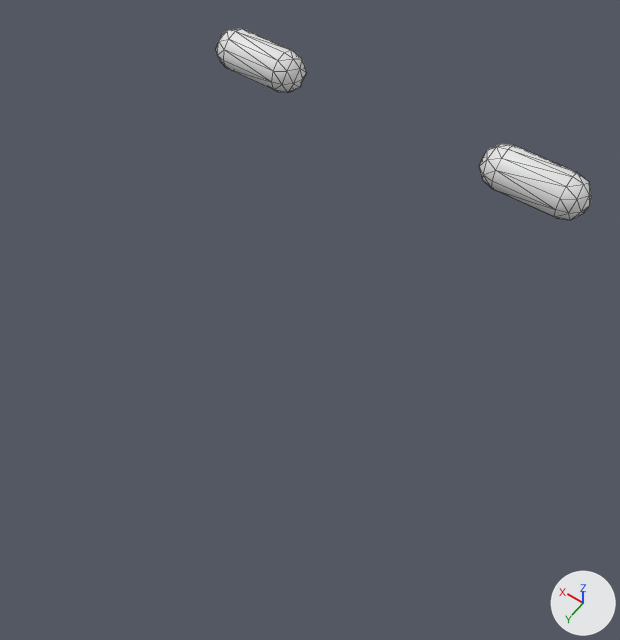
Before and after pictures for a commit that changed the OBJ model parts/meshes/b_moto_fork_dirt_trim.obj.
Camera for both pictures: a 50 mm camera at (-0.589, 0.672, 1.475) aimed at (-0.078, -0.042, 0.352). Arrows for +X, +Y and +Z are at lower right; the lights stay in place. The first picture is the older version. Mesh edges are drawn as thin lines. Where no turn or scale is listed for an object, it has been applied to the vertices.

Objects in the first picture: 'b_moto_fork_dirt_trim'.
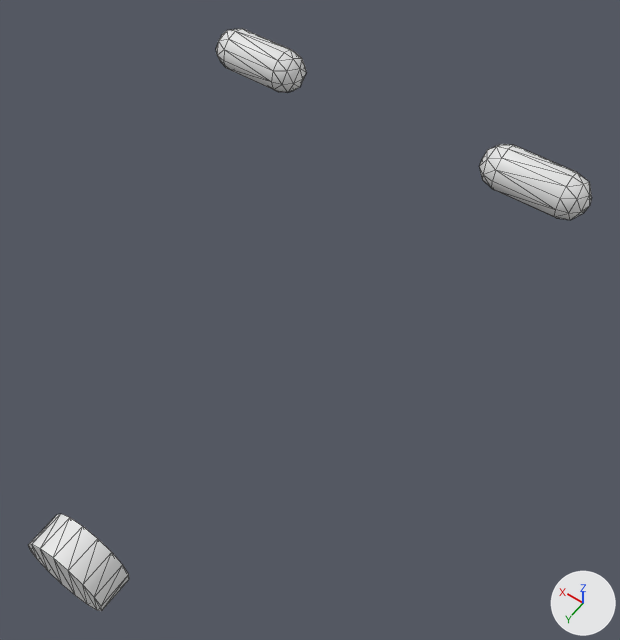
What differs and where, as boxes [x1, y1, x2, y2] in the pictures (620 x 640 px):
'b_moto_fork_dirt_trim', reshaped (50% wider, 204% taller): before [216, 29, 592, 220]; after [28, 29, 592, 611]
part 1 of me_b_moto_fork_dirt_trim, added: after [28, 514, 129, 611]

What the commit changed:
me_b_moto_fork_dirt_trim is used by ob_b_moto_fork_dirt_trim; location (0.0, 0.0, 0.0).
me_b_moto_fork_dirt_trim had 100 vertices, 192 faces and spanned x -0.377..0.377, y -0.427..-0.347, z 0.47..0.55.
me_b_moto_fork_dirt_trim now has 132 vertices, 252 faces and spans x -0.377..0.377, y -0.427..0.485, z 0.135..0.55.
me_b_moto_fork_dirt_trim part 1: a new loose piece, a 16-sided cylinder along y spanning x -0.075..0.075, y 0.425..0.485, z 0.135..0.285.
